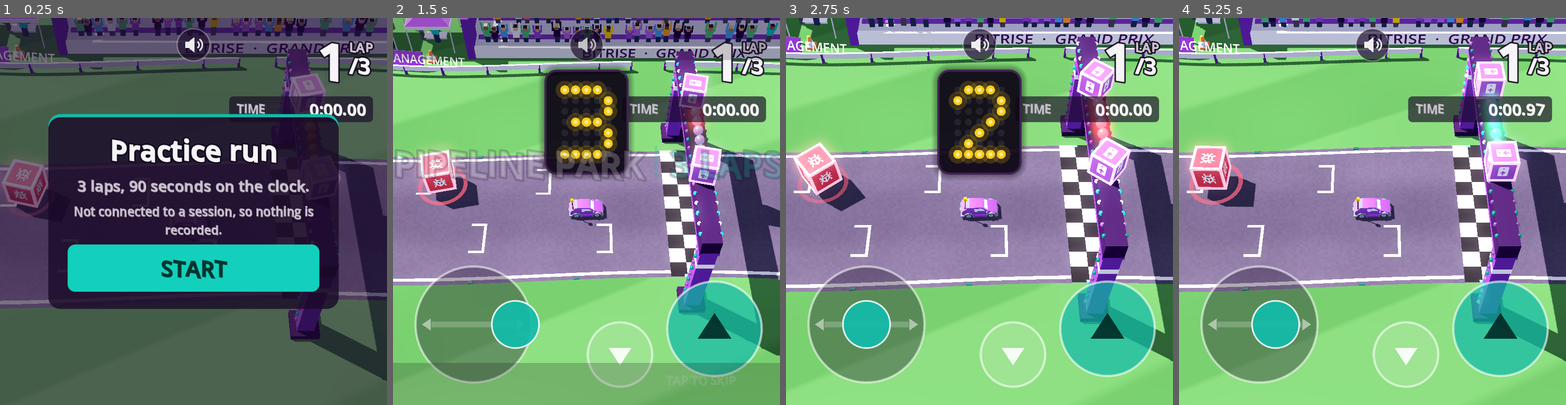
Above: before the commit, frames 1-4 (left to right).
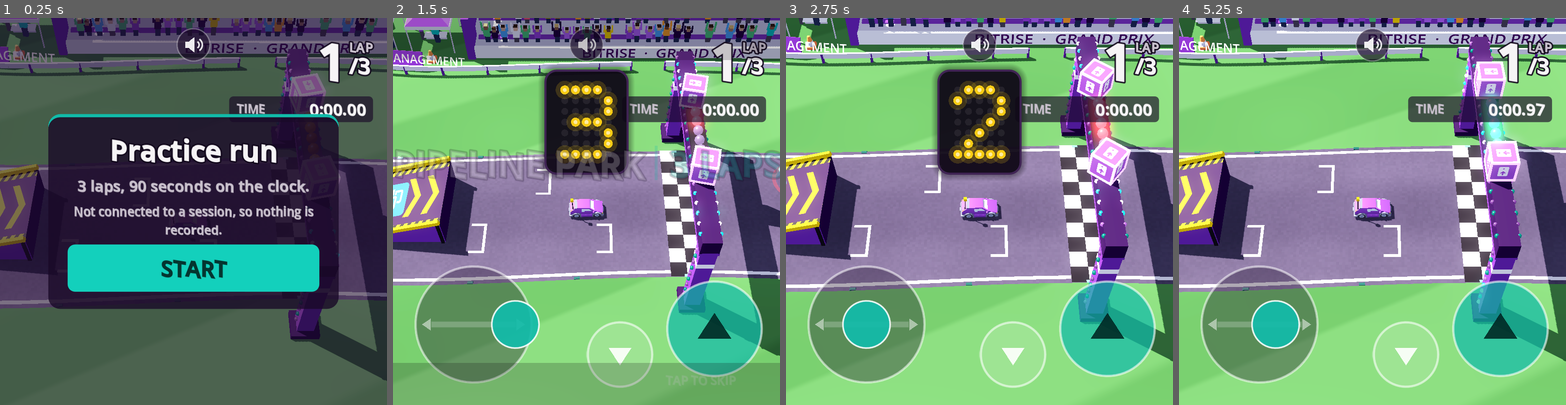
Above: after the commit, the same moments.

Repository: bitrise-silver/bitrise-grand-prix
Game: Godot game, scene res://main.tscn
The game is run twice, just before and just after one commit, with the same random seed, the same clock (stepped at 60 frames per second) and the same inputs.
Inputs (mouse positions are in pixels of both pictures, inside the frame that each line leads up to):
- Up to frame 1 (0.25 s): no input
- Up to frame 2 (1.5 s): click "START" at 0.5 s; tap Enter (ui_accept) at 1.25 s; move the mouse to (671, 192) at 1.27 s; hold Right (ui_right) from 1.28 s (still down); click (671, 192) at 1.42 s
- Up to frame 3 (2.75 s): tap Enter (ui_accept) at 1.52 s; release Right (ui_right) at 2 s; drag from (902, 230) to (960, 288) at 2.02 s
- Up to frame 4 (5.25 s): move the mouse to (1411, 126) at 2.77 s; hold Right (ui_right) 2.78-3.5 s; drag from (1353, 288) to (1256, 153) at 3.52 s; move the mouse to (1488, 269) at 4.27 s; hold Left (ui_left) 4.28-5 s; tap Enter (ui_accept) at 4.52 s; drag from (1256, 153) to (1314, 114) at 5.02 s

The runs differ from the first frame. In frame 1, 2.8% of the frame differs, in the area x 0-13%, y 36-67%; in frame 2, 4.1%, in the area x 0-100%, y 33-62%; in frame 3, 3.9%; in frame 4, 4.1%.

Commit message:
Add more tracks

Diff:
--- a/game/scripts/main.gd
+++ b/game/scripts/main.gd
@@ -5,7 +5,8 @@
 ##   /game/index.html?s=CODE              play in session CODE (identity comes from the join page)
 ##   /game/index.html?s=CODE&spectate=1   the big screen: every car, no controls
 ##   /game/index.html                     practice on the default track, nothing recorded
-##   ...&autopilot=1                      the car drives itself (demos, tuning lap times)
+##   /game/index.html?track=ID            practice on another track (a file in game/tracks)
+##   ...&autopilot=1                     the car drives itself (demos, tuning lap times)
 ##   ...&debug=1                          shows the frame rate, for checking phones
 ##
 ## On a desktop the same options follow "--", and a joined player can be passed in for testing:
@@ -126,7 +127,7 @@
 	add_child(ghosts)
 
 	if session_code.is_empty():
-		_build_world(DEFAULT_TRACK)
+		_build_world(_clean_track_id(str(query.get("track", DEFAULT_TRACK))))
 		_show_start_panel()
 		return
 
@@ -161,6 +162,15 @@
 		var parts := pair.split("=", true, 1)
 		result[parts[0].uri_decode()] = parts[1].uri_decode() if parts.size() > 1 else ""
 	return result
+
+
+## A track id becomes part of a file path, so allow only lower-case letters, digits and dashes.
+static func _clean_track_id(raw: String) -> String:
+	var cleaned := ""
+	for character in raw:
+		if (character >= "a" and character <= "z") or (character >= "0" and character <= "9") or character == "-":
+			cleaned += character
+	return cleaned if cleaned == raw and not cleaned.is_empty() else DEFAULT_TRACK
 
 
 ## Session codes end up inside a JavaScript snippet and a URL, so allow only letters and digits.
@@ -283,6 +293,8 @@
 	_camera_target = track.spawn_position
 	_previous_position = track.spawn_position
 	hud.set_track_title(str(track.data.get("name", "")), _laps_total)
+	# Each track sets its own time limit. In a session the server sends the same number.
+	_time_limit_ms = int(track.data.get("timeLimitMs", _time_limit_ms))
 
 	race = Race.new()
 	race.gates = track.gates
@@ -306,10 +318,14 @@
 		"welcome":
 			_welcomed = true
 			_laps_total = int(message.get("laps", 3))
-			_time_limit_ms = int(message.get("timeLimitMs", 90_000))
 			var session: Dictionary = message.get("session", {})
 			_apply_session(session)
 			_build_world(str(session.get("trackId", DEFAULT_TRACK)))
+			# The server referees the run, so its time limit wins over the game's copy of the track.
+			var limit := int(message.get("timeLimitMs", 0))
+			if limit > 0:
+				_time_limit_ms = limit
+				race.time_limit_ms = limit
 			if race and race.state == Race.State.IDLE:
 				_show_start_panel()
 			elif spectating:
--- /dev/null
+++ b/game/tracks/code-signing-circuit.json
@@ -0,0 +1,62 @@
+{
+  "id": "code-signing-circuit",
+  "name": "Code Signing Circuit",
+  "description": "A small street circuit of square corners and a narrow road. Fiddly, like code signing, with a jump on two of its straights.",
+  "roadWidth": 9,
+  "minLapMs": 7500,
+  "timeLimitMs": 100000,
+  "arena": { "halfWidth": 76, "halfDepth": 54 },
+  "centerline": [
+    [30, 36],
+    [0, 36],
+    [-30, 36],
+    [-50, 36],
+    [-58, 28],
+    [-58, 0],
+    [-58, -28],
+    [-50, -36],
+    [-26, -36],
+    [-16, -30],
+    [-16, -18],
+    [-8, -12],
+    [16, -12],
+    [24, -18],
+    [24, -30],
+    [32, -36],
+    [50, -36],
+    [58, -28],
+    [58, 0],
+    [58, 28],
+    [50, 36]
+  ],
+  "checkpoints": [5, 10, 14, 18],
+  "ramps": [
+    { "pos": [10, 36], "headingDeg": 180, "length": 7, "width": 5, "angleDeg": 16 },
+    { "pos": [-58, 10], "headingDeg": 270, "length": 7, "width": 5, "angleDeg": 16 }
+  ],
+  "boosts": [
+    { "at": 1.5, "offset": 0 },
+    { "at": 5.8, "offset": -2 },
+    { "at": 11.5, "offset": 0 },
+    { "at": 16.5, "offset": 0 },
+    { "at": 18.5, "offset": 2 }
+  ],
+  "obstacles": [
+    { "at": 3.5, "offset": 2.5 },
+    { "at": 6.6, "offset": 2.5 },
+    { "at": 9.0, "offset": 2 },
+    { "at": 10.5, "offset": -2 },
+    { "at": 12.5, "offset": -2 },
+    { "at": 14.6, "offset": 2 },
+    { "at": 17.4, "offset": 2.5 },
+    { "at": 19.5, "offset": 2.5 }
+  ],
+  "billboards": [
+    { "at": 0.8, "offset": 13, "text": "PROVISIONING\nPROFILE\nEXPIRED", "icon": "siren" },
+    { "at": 4.0, "offset": 13, "text": "KEYCHAIN\nUNLOCKED", "icon": "bitbot" },
+    { "at": 8.5, "offset": 13, "text": "DID YOU TRY\nA CLEAN\nBUILD?", "icon": "coffee" },
+    { "at": 12.0, "offset": 13, "text": "CERTIFICATE\nRENEWED", "icon": "badge-bitrise" },
+    { "at": 16.5, "offset": 13, "text": "SIGNED,\nSEALED,\nSHIPPED", "icon": "code-push" },
+    { "at": 18.5, "offset": 13, "text": "TESTFLIGHT\nBOARDING", "icon": "ci" }
+  ]
+}
--- /dev/null
+++ b/game/tracks/hotfix-hairpins.json
@@ -0,0 +1,68 @@
+{
+  "id": "hotfix-hairpins",
+  "name": "Hotfix Hairpins",
+  "description": "Tight hairpins folded like a paperclip, then a wiggle along the bottom. Brake early, turn late, and save your speed for the jumps.",
+  "roadWidth": 9,
+  "minLapMs": 10000,
+  "timeLimitMs": 130000,
+  "arena": { "halfWidth": 96, "halfDepth": 66 },
+  "centerline": [
+    [-36, -44],
+    [6, -44],
+    [46, -44],
+    [68, -38],
+    [74, -26],
+    [66, -16],
+    [44, -14],
+    [28, -12],
+    [16, -2],
+    [22, 10],
+    [40, 14],
+    [62, 14],
+    [74, 24],
+    [68, 38],
+    [44, 44],
+    [14, 44],
+    [-4, 36],
+    [-20, 42],
+    [-36, 34],
+    [-52, 42],
+    [-70, 36],
+    [-80, 16],
+    [-80, -12],
+    [-70, -34],
+    [-54, -44]
+  ],
+  "checkpoints": [4, 8, 12, 17, 22],
+  "ramps": [
+    { "pos": [-16, -44], "headingDeg": 0, "length": 7, "width": 5, "angleDeg": 16 },
+    { "pos": [-80, 14], "headingDeg": 270, "length": 7, "width": 5, "angleDeg": 16 }
+  ],
+  "boosts": [
+    { "at": 1.5, "offset": 0 },
+    { "at": 6.4, "offset": 0 },
+    { "at": 10.4, "offset": 0 },
+    { "at": 14.5, "offset": -2 },
+    { "at": 21.9, "offset": 0 }
+  ],
+  "obstacles": [
+    { "at": 3.6, "offset": 2.5 },
+    { "at": 4.5, "offset": -2 },
+    { "at": 8.0, "offset": -2.5 },
+    { "at": 9.2, "offset": 2 },
+    { "at": 12.4, "offset": 2.5 },
+    { "at": 13.4, "offset": -2 },
+    { "at": 16.5, "offset": 2 },
+    { "at": 17.6, "offset": -2 },
+    { "at": 18.6, "offset": 2 },
+    { "at": 23.5, "offset": 2.5 }
+  ],
+  "billboards": [
+    { "at": 1.0, "offset": 14, "text": "HOTFIX ON\nFRIDAY 5 PM", "icon": "siren" },
+    { "at": 4.0, "offset": 14, "text": "SEVERITY ONE\nHAIRPIN", "icon": "obstacle" },
+    { "at": 8.0, "offset": 14, "text": "REVERT\nTHE REVERT", "icon": "code-push" },
+    { "at": 12.0, "offset": 14, "text": "ROLLBACK\nREADY", "icon": "ci" },
+    { "at": 17.5, "offset": 14, "text": "ON CALL\nAND ON TRACK", "icon": "coffee" },
+    { "at": 21.5, "offset": 14, "text": "PAGER\nPIT STOP", "icon": "stopwatch" }
+  ]
+}
--- /dev/null
+++ b/game/tracks/merge-conflict-mile.json
@@ -0,0 +1,73 @@
+{
+  "id": "merge-conflict-mile",
+  "name": "Merge Conflict Mile",
+  "description": "The longest straight in the game, with a jump halfway. Brave drivers take the ramp over the Merge Conflict wall and skip the infield.",
+  "roadWidth": 10,
+  "minLapMs": 8500,
+  "timeLimitMs": 110000,
+  "arena": { "halfWidth": 100, "halfDepth": 62 },
+  "centerline": [
+    [-60, 46],
+    [-20, 46],
+    [20, 46],
+    [56, 44],
+    [78, 30],
+    [84, 6],
+    [76, -18],
+    [58, -36],
+    [34, -42],
+    [10, -38],
+    [-2, -20],
+    [2, 2],
+    [-12, 16],
+    [-28, 6],
+    [-30, -16],
+    [-40, -36],
+    [-60, -42],
+    [-78, -28],
+    [-84, -2],
+    [-80, 24],
+    [-72, 40]
+  ],
+  "checkpoints": [3, 7, 16, 19],
+  "shortcuts": [
+    {
+      "width": 6,
+      "points": [
+        [16, -40],
+        [-40, -40]
+      ]
+    }
+  ],
+  "ramps": [
+    { "pos": [4, 46], "headingDeg": 0, "length": 7, "width": 5, "angleDeg": 16 },
+    { "pos": [-2, -40], "headingDeg": 180, "length": 7, "width": 6, "angleDeg": 18 }
+  ],
+  "walls": [{ "from": [-14, -62], "to": [-14, -4], "height": 1.5, "label": "MERGE\nCONFLICT" }],
+  "boosts": [
+    { "at": 0.4, "offset": 0 },
+    { "at": 2.6, "offset": 2 },
+    { "at": 6.0, "offset": 0 },
+    { "at": 12.0, "offset": 0 },
+    { "at": 15.8, "offset": 2 }
+  ],
+  "obstacles": [
+    { "at": 4.2, "offset": -3 },
+    { "at": 7.5, "offset": -2.5 },
+    { "at": 10.0, "offset": -2.5 },
+    { "at": 11.5, "offset": 2.5 },
+    { "at": 12.6, "offset": -2 },
+    { "at": 14.3, "offset": 2.5 },
+    { "at": 17.3, "offset": -3 },
+    { "at": 19.4, "offset": 2.5 }
+  ],
+  "billboards": [
+    { "at": 0.5, "offset": 14, "text": "<<<<<<< HEAD", "icon": "siren" },
+    { "at": 2.5, "offset": 14, "text": "LGTM,\nSHIP IT", "icon": "badge-bitrise" },
+    { "at": 5.0, "offset": 15, "text": "REBASE\nAND RACE", "icon": "code-push" },
+    { "at": 8.0, "offset": 14, "text": "RESOLVE\nCONFLICTS\nTO CONTINUE", "icon": "obstacle" },
+    { "at": 12.0, "offset": 14, "text": ">>>>>>> main", "icon": "ci" },
+    { "at": 17.0, "offset": 15, "text": "SQUASH\nAND MERGE", "icon": "bitbot" },
+    { "at": 19.5, "offset": 14, "text": "A MILE OF\nGREEN CHECKS", "icon": "insights" }
+  ]
+}
--- /dev/null
+++ b/game/tracks/monorepo-meander.json
@@ -0,0 +1,59 @@
+{
+  "id": "monorepo-meander",
+  "name": "Monorepo Meander",
+  "description": "A wide snake of flowing U-turns, with a jump on the start straight and another down the far side. Keep it smooth and it flows like a green build.",
+  "roadWidth": 10,
+  "minLapMs": 8500,
+  "timeLimitMs": 90000,
+  "arena": { "halfWidth": 78, "halfDepth": 62 },
+  "centerline": [
+    [-20, 46],
+    [20, 46],
+    [46, 42],
+    [60, 24],
+    [60, 0],
+    [60.0, -22.0],
+    [50.0, -39.3],
+    [30.0, -39.3],
+    [20.0, -22.0],
+    [10.0, 11.3],
+    [-10.0, 11.3],
+    [-20.0, -6.0],
+    [-30.0, -39.3],
+    [-50.0, -39.3],
+    [-60.0, -22.0],
+    [-60, 6],
+    [-58, 30],
+    [-44, 44]
+  ],
+  "checkpoints": [2, 6, 11, 16],
+  "ramps": [
+    { "pos": [-2, 46], "headingDeg": 0, "length": 7, "width": 5, "angleDeg": 16 },
+    { "pos": [-60, -18], "headingDeg": 90, "length": 7, "width": 5, "angleDeg": 16 }
+  ],
+  "boosts": [
+    { "at": 1.4, "offset": -2 },
+    { "at": 4.5, "offset": 0 },
+    { "at": 8.3, "offset": 0 },
+    { "at": 11.4, "offset": 0 },
+    { "at": 15.3, "offset": 2 }
+  ],
+  "obstacles": [
+    { "at": 2.5, "offset": -3 },
+    { "at": 6.4, "offset": -3 },
+    { "at": 7.4, "offset": 2.5 },
+    { "at": 9.5, "offset": 3 },
+    { "at": 10.4, "offset": -2 },
+    { "at": 12.5, "offset": -3 },
+    { "at": 13.5, "offset": 2.5 },
+    { "at": 16.6, "offset": -3 }
+  ],
+  "billboards": [
+    { "at": 0.8, "offset": 14, "text": "ONE REPO\nTO RULE\nTHEM ALL", "icon": "bitbot" },
+    { "at": 3.5, "offset": 15, "text": "CACHE ME\nIF YOU CAN", "icon": "boost" },
+    { "at": 6.5, "offset": 15, "text": "DEPENDENCY\nGRAPH: IT'S\nCOMPLICATED", "icon": "insights" },
+    { "at": 9.5, "offset": 15, "text": "git clone\n(GRAB A\nCOFFEE)", "icon": "coffee" },
+    { "at": 12.5, "offset": 15, "text": "BUILD ONLY\nWHAT CHANGED", "icon": "build-hub" },
+    { "at": 15.5, "offset": 15, "text": "CODEOWNERS:\nEVERYONE", "icon": "badge-bitrise" }
+  ]
+}
--- a/game/tracks/pipeline-park.json
+++ b/game/tracks/pipeline-park.json
@@ -1,9 +1,10 @@
 {
   "id": "pipeline-park",
   "name": "Pipeline Park",
-  "description": "A flowing loop with a detour through Flaky Test Hollow. Brave drivers take the ramp over the Legacy Code wall.",
+  "description": "A flowing loop with a detour through Flaky Test Hollow. Jump the finish line, and if you are brave, take the ramp over the Legacy Code wall.",
   "roadWidth": 10,
   "minLapMs": 7000,
+  "timeLimitMs": 90000,
   "arena": { "halfWidth": 84, "halfDepth": 64 },
   "centerline": [
     [-5, 40],
@@ -33,7 +34,10 @@
       ]
     }
   ],
-  "ramps": [{ "pos": [9, -39.5], "headingDeg": 180, "length": 7, "width": 6, "angleDeg": 18 }],
+  "ramps": [
+    { "pos": [9, -39.5], "headingDeg": 180, "length": 7, "width": 6, "angleDeg": 18 },
+    { "pos": [-27, 40], "headingDeg": 0, "length": 7, "width": 5, "angleDeg": 16 }
+  ],
   "walls": [{ "from": [-3, -64], "to": [-3, -22], "height": 1.5, "label": "LEGACY CODE\nDO NOT TOUCH" }],
   "boosts": [
     { "at": 0.55, "offset": 0 },
@@ -43,14 +47,14 @@
     { "at": 14.6, "offset": 1 }
   ],
   "obstacles": [
+    { "at": 0.25, "offset": -2.5 },
     { "at": 1.4, "offset": -2.5 },
     { "at": 2.6, "offset": 2.5 },
     { "at": 4.4, "offset": -2 },
     { "at": 6.6, "offset": 2 },
     { "at": 9.4, "offset": -2 },
     { "at": 11.6, "offset": 2.5 },
-    { "at": 13.5, "offset": 2.5 },
-    { "at": 15.4, "offset": -2.5 }
+    { "at": 13.5, "offset": 2.5 }
   ],
   "billboards": [
     { "at": 0.9, "offset": 12, "text": "WORKS ON\nMY MACHINE", "icon": "bitbot" },
--- /dev/null
+++ b/game/tracks/release-train-ring.json
@@ -0,0 +1,57 @@
+{
+  "id": "release-train-ring",
+  "name": "Release Train Ring",
+  "description": "The fastest ring in the park: two long straights with a jump on each, and a chicane where the release train slows down for no one.",
+  "roadWidth": 11,
+  "minLapMs": 8500,
+  "timeLimitMs": 95000,
+  "arena": { "halfWidth": 102, "halfDepth": 62 },
+  "centerline": [
+    [30, 40],
+    [-10, 42],
+    [-50, 40],
+    [-76, 26],
+    [-86, 0],
+    [-76, -26],
+    [-50, -40],
+    [-22, -42],
+    [-2, -34],
+    [18, -44],
+    [46, -42],
+    [74, -28],
+    [86, 0],
+    [76, 26],
+    [54, 40]
+  ],
+  "checkpoints": [3, 6, 10, 12],
+  "ramps": [
+    { "pos": [8, 41], "headingDeg": 180, "length": 7, "width": 5, "angleDeg": 16 },
+    { "pos": [30, -43], "headingDeg": 0, "length": 7, "width": 5, "angleDeg": 16 }
+  ],
+  "boosts": [
+    { "at": 0.3, "offset": 0 },
+    { "at": 4.0, "offset": -3 },
+    { "at": 7.0, "offset": 0 },
+    { "at": 10.1, "offset": 0 },
+    { "at": 12.5, "offset": -2.5 }
+  ],
+  "obstacles": [
+    { "at": 1.7, "offset": 2.5 },
+    { "at": 2.6, "offset": 3 },
+    { "at": 3.5, "offset": 2.5 },
+    { "at": 5.5, "offset": -2.5 },
+    { "at": 7.8, "offset": -2 },
+    { "at": 8.4, "offset": 2 },
+    { "at": 11.5, "offset": 3 },
+    { "at": 13.5, "offset": -2.5 }
+  ],
+  "billboards": [
+    { "at": 0.9, "offset": 15, "text": "ALL ABOARD\nTHE RELEASE\nTRAIN", "icon": "ci" },
+    { "at": 3.0, "offset": 15, "text": "NEXT STOP:\nTHE APP STORE", "icon": "code-push" },
+    { "at": 5.0, "offset": 15, "text": "SHIP EVERY\nTWO WEEKS.\nOR FASTER.", "icon": "stopwatch" },
+    { "at": 7.5, "offset": 15, "text": "CODE FREEZE\nAHEAD", "icon": "siren" },
+    { "at": 10.5, "offset": 15, "text": "BUILD HUB\nEXPRESS LANE", "icon": "build-hub" },
+    { "at": 12.0, "offset": 15, "text": "RELEASE NOTES:\n\"BUG FIXES\"", "icon": "bitbot" },
+    { "at": 13.5, "offset": 15, "text": "MIND THE GAP\nBETWEEN\nDEV AND PROD", "icon": "insights" }
+  ]
+}
Not shown, changed: packages/server/src/app.ts
Not shown, changed: packages/server/src/realtime.ts
Not shown, changed: packages/server/src/store.ts
Not shown, changed: packages/server/test/store.test.ts
Not shown, added: packages/server/test/tracks.test.ts
Not shown, changed: packages/shared/src/index.ts
Not shown, changed: packages/shared/src/tracks.ts
Not shown, changed: scripts/measure-laps.sh
